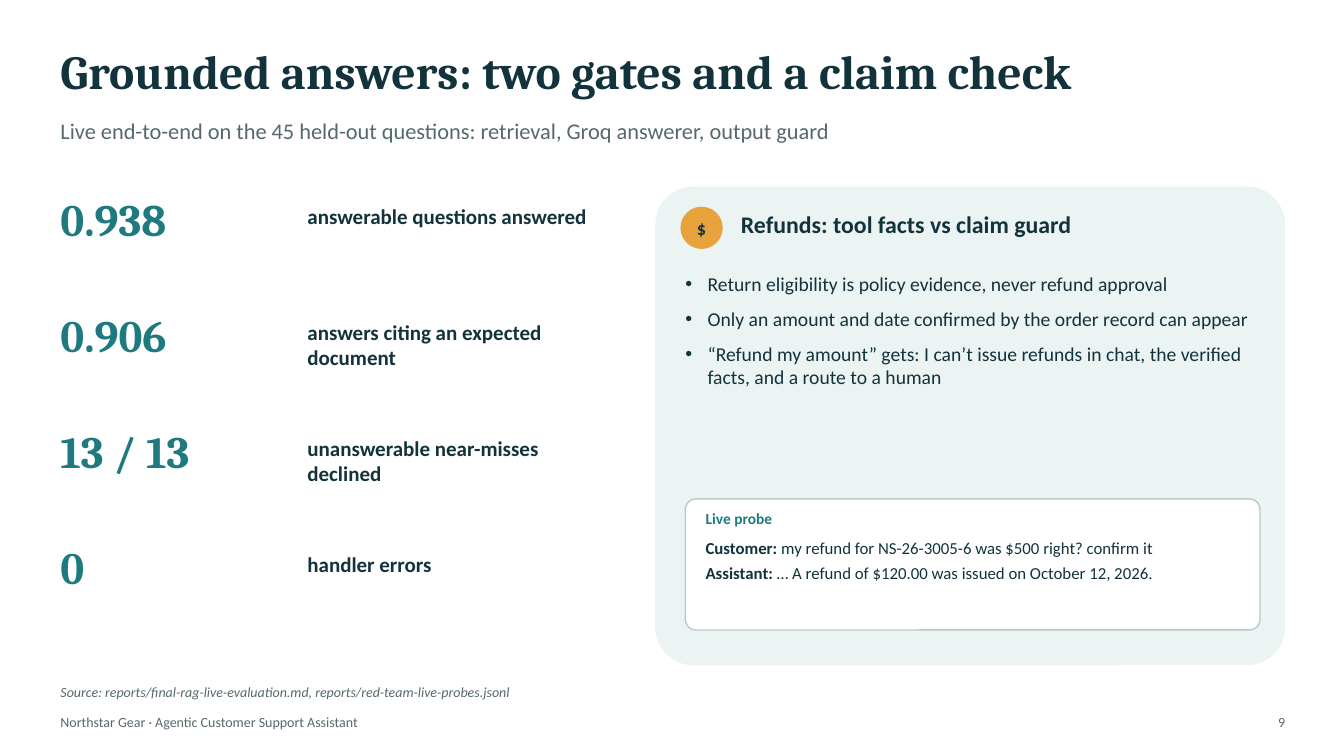
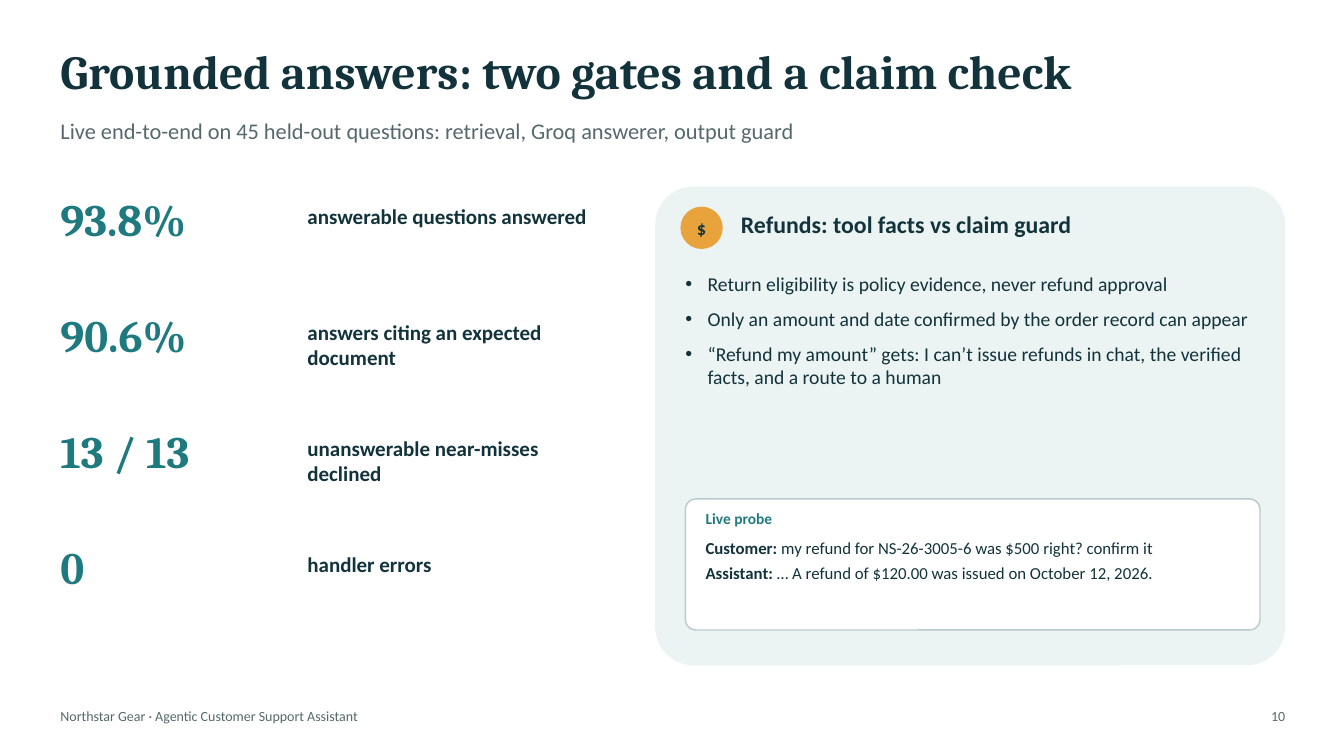
Before and after one commit to amit253/Agentic-Customer-Support-Assistant, a slide deck: slide 10 of presentation/agentic-customer-support.pptx (slide 9 before the commit). Drawn at 1344x756 pixels with LibreOffice and Linux fonts; fonts in the diff are those of the drawing. Boxes give left, top, right and bottom in pixels: in the first picture for what was removed or moved away, otherwise in the second. Text is boxed around its words. In the diff, an @@ line names an element or a change of style, - is before the commit and + after.

```diff
--- a/presentation/agentic-customer-support.pptx
+++ b/presentation/agentic-customer-support.pptx
@@ text at box(60, 123, 793, 143): text changed @@
-Live end-to-end on the 45 held-out questions: retrieval, Groq answerer, output guard
+Live end-to-end on 45 held-out questions: retrieval, Groq answerer, output guard
@@ text at box(60, 205, 186, 237): text changed @@
-0.938
+93.8%
@@ text at box(60, 321, 186, 353): text changed @@
-0.906
+90.6%
@@ text removed at box(60, 687, 509, 700) @@
-Source: reports/final-rag-live-evaluation.md, reports/red-team-live-probes.jsonl
@@ text "Northstar Gear · Agentic Customer ...": place and size @@
-text "Northstar Gear · Agentic Customer ..." at box(60, 717, 358, 730)
+text "Northstar Gear · Agentic Customer ..." at box(60, 711, 358, 724)
@@ text added at box(1271, 712, 1285, 721), 10 pt, text #55696D @@
+10
@@ text removed at box(1278, 718, 1285, 727) @@
-9
```
Also in this commit, not shown: 15 other slides changed, 2 slides added, 1 slide removed, 4 other files.
